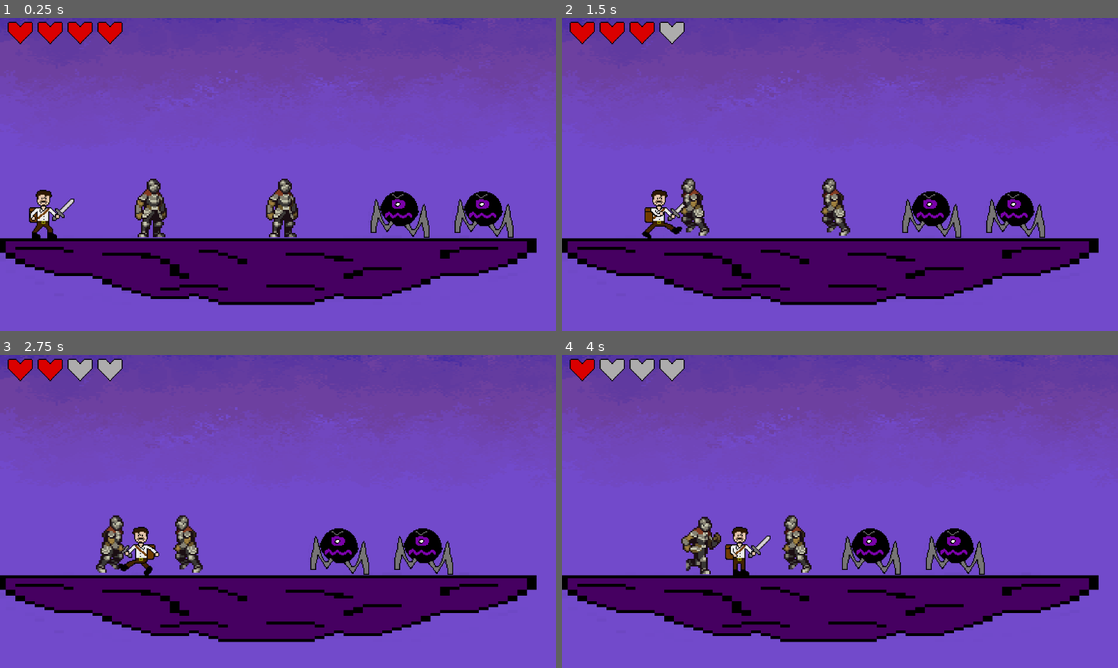
Above: before the commit, frames 1-4 (two rows, left to right).
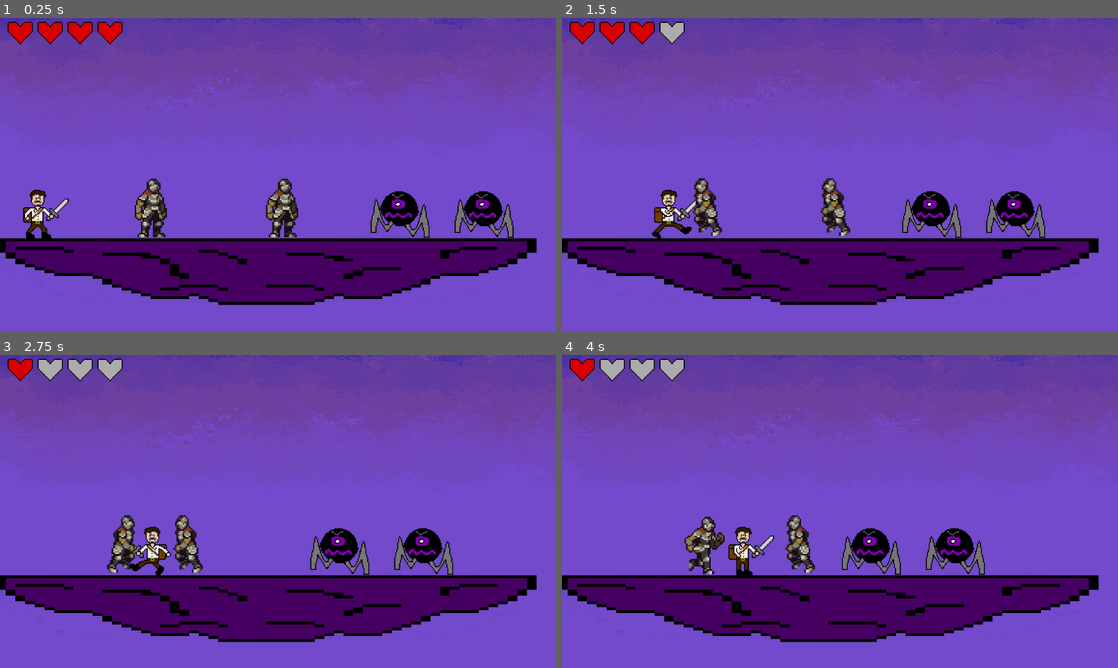
Above: after the commit, the same moments.

Repository: bscott519/ColossalCrisisGame
Game: Godot game, scene res://Scenes/level_6.tscn
Two runs of this game, one before a commit and one after it. Both use one fixed random seed, a clock stepped at 60 frames per second and the inputs below. This scene is started directly instead of the project's main scene. The engine's default icon, where the game draws it, is replaced by a stand-in: a white triangle on a blue panel in a dark square. Sound files missing from this copy of the repository are replaced by a short silence.
Inputs (mouse positions are in pixels of both pictures, inside the frame that each line leads up to):
- Up to frame 1 (0.25 s): no input
- Up to frame 2 (1.5 s): tap Enter (enter) at 0.5, 1.35 s; move the mouse to (962, 158) at 0.52 s; hold D (right) from 0.53 s (still down); click (962, 158) at 0.6 s; tap Space (jump) at 0.77 s; move the mouse to (728, 190) at 1.27 s
- Up to frame 3 (2.75 s): tap Space (jump) at 1.52 s; move the mouse to (333, 442) at 2.02 s; release D (right) at 2.03 s; hold A (left) from 2.03 s (still down); click (333, 442) at 2.1 s
- Up to frame 4 (4 s): move the mouse to (812, 574) at 2.77 s; release A (left) at 2.78 s; hold D (right) from 2.78 s (still down); tap Enter (enter) at 2.85 s; tap Space (jump) at 3.02, 3.77 s; move the mouse to (1006, 558) at 3.52 s; click (1006, 558) at 3.6 s

The runs differ from the first frame. In frame 1, 0.7% of the frame differs, in the area x 4-14%, y 54-71%; in frame 2, 1.7%; in frame 3, 1.8%; in frame 4, 1.9%, in the area x 21-46%, y 51-71%.

Commit message:
all enemies alr in game added to level 6, creating flying colossling ai next

Diff:
--- a/Scenes/level_6.tscn
+++ b/Scenes/level_6.tscn
@@ -92,6 +92,14 @@
 texture = ExtResource("2_c1tev")
 flip_h = true
 
+[node name="Background28" type="Sprite2D" parent="."]
+modulate = Color(0.52549, 0.34902, 1, 1)
+position = Vector2(3670, 416)
+rotation = -3.14159
+scale = Vector2(2.44737, 1.452)
+texture = ExtResource("2_c1tev")
+flip_v = true
+
 [node name="Background6" type="Sprite2D" parent="."]
 modulate = Color(0.52549, 0.34902, 1, 1)
 position = Vector2(4011, 138)
@@ -306,7 +314,7 @@
 shape = SubResource("RectangleShape2D_ft2ke")
 
 [node name="player" parent="." instance=ExtResource("4_6d83s")]
-position = Vector2(21, 195)
+position = Vector2(15, 194)
 
 [node name="Camera2D" type="Camera2D" parent="player"]
 zoom = Vector2(2, 2)
@@ -339,65 +347,77 @@
 [node name="Point2" type="Marker2D" parent="colosslings3/PatrolPoints"]
 position = Vector2(512, 202)
 
-[node name="colosslings2" parent="." node_paths=PackedStringArray("patrol_points") instance=ExtResource("5_4jl0u")]
-position = Vector2(1472, 169)
-patrol_points = NodePath("PatrolPoints")
-
-[node name="PatrolPoints" type="Node" parent="colosslings2"]
-
-[node name="Point1" type="Marker2D" parent="colosslings2/PatrolPoints"]
-position = Vector2(1348, 172)
-
-[node name="Point2" type="Marker2D" parent="colosslings2/PatrolPoints"]
-position = Vector2(1580, 168)
-
 [node name="colosslings4" parent="." node_paths=PackedStringArray("patrol_points") instance=ExtResource("5_4jl0u")]
-position = Vector2(1261, -235)
+position = Vector2(2036, -31)
 patrol_points = NodePath("PatrolPoints")
 
 [node name="PatrolPoints" type="Node" parent="colosslings4"]
 
 [node name="Point1" type="Marker2D" parent="colosslings4/PatrolPoints"]
-position = Vector2(1178, -238)
+position = Vector2(1953, -34)
 
 [node name="Point2" type="Marker2D" parent="colosslings4/PatrolPoints"]
-position = Vector2(1354, -237)
+position = Vector2(2129, -33)
+
+[node name="colosslings7" parent="." node_paths=PackedStringArray("patrol_points") instance=ExtResource("5_4jl0u")]
+position = Vector2(2036, 117)
+patrol_points = NodePath("PatrolPoints")
+
+[node name="PatrolPoints" type="Node" parent="colosslings7"]
+
+[node name="Point1" type="Marker2D" parent="colosslings7/PatrolPoints"]
+position = Vector2(1953, 114)
+
+[node name="Point2" type="Marker2D" parent="colosslings7/PatrolPoints"]
+position = Vector2(2129, 115)
+
+[node name="colosslings8" parent="." node_paths=PackedStringArray("patrol_points") instance=ExtResource("5_4jl0u")]
+position = Vector2(1482, 169)
+patrol_points = NodePath("PatrolPoints")
+
+[node name="PatrolPoints" type="Node" parent="colosslings8"]
+
+[node name="Point1" type="Marker2D" parent="colosslings8/PatrolPoints"]
+position = Vector2(1359, 166)
+
+[node name="Point2" type="Marker2D" parent="colosslings8/PatrolPoints"]
+position = Vector2(1575, 167)
 
 [node name="colosslings5" parent="." node_paths=PackedStringArray("patrol_points") instance=ExtResource("5_4jl0u")]
-position = Vector2(1292, -652)
+position = Vector2(1377, -138)
 patrol_points = NodePath("PatrolPoints")
 
 [node name="PatrolPoints" type="Node" parent="colosslings5"]
 
 [node name="Point1" type="Marker2D" parent="colosslings5/PatrolPoints"]
-position = Vector2(1168, -655)
+position = Vector2(1253, -141)
 
 [node name="Point2" type="Marker2D" parent="colosslings5/PatrolPoints"]
-position = Vector2(1419, -653)
+position = Vector2(1504, -139)
 
 [node name="colosslings6" parent="." node_paths=PackedStringArray("patrol_points") instance=ExtResource("5_4jl0u")]
-position = Vector2(2201, -714)
+position = Vector2(1058, -139)
 patrol_points = NodePath("PatrolPoints")
 
 [node name="PatrolPoints" type="Node" parent="colosslings6"]
 
 [node name="Point1" type="Marker2D" parent="colosslings6/PatrolPoints"]
-position = Vector2(2125, -717)
+position = Vector2(982, -142)
 
 [node name="Point2" type="Marker2D" parent="colosslings6/PatrolPoints"]
-position = Vector2(2283, -716)
+position = Vector2(1215, -141)
 
 [node name="possessedknight" parent="." node_paths=PackedStringArray("patrol_points") instance=ExtResource("6_28yyb")]
-position = Vector2(907, -290)
+position = Vector2(775, -251)
 patrol_points = NodePath("PatrolPoints")
 
 [node name="PatrolPoints" type="Node" parent="possessedknight"]
 
 [node name="Point1" type="Marker2D" parent="possessedknight/PatrolPoints"]
-position = Vector2(783, -238)
+position = Vector2(651, -199)
 
 [node name="Point2" type="Marker2D" parent="possessedknight/PatrolPoints"]
-position = Vector2(1020, -238)
+position = Vector2(888, -199)
 
 [node name="possessedknight2" parent="." node_paths=PackedStringArray("patrol_points") instance=ExtResource("6_28yyb")]
 position = Vector2(273, 160)
@@ -424,40 +444,52 @@
 position = Vector2(245, 212)
 
 [node name="possessedknight3" parent="." node_paths=PackedStringArray("patrol_points") instance=ExtResource("6_28yyb")]
-position = Vector2(375, -511)
+position = Vector2(526, -250)
 patrol_points = NodePath("PatrolPoints")
 
 [node name="PatrolPoints" type="Node" parent="possessedknight3"]
 
 [node name="Point1" type="Marker2D" parent="possessedknight3/PatrolPoints"]
-position = Vector2(251, -461)
+position = Vector2(402, -200)
 
 [node name="Point2" type="Marker2D" parent="possessedknight3/PatrolPoints"]
-position = Vector2(477, -461)
+position = Vector2(628, -200)
 
 [node name="possessedknight5" parent="." node_paths=PackedStringArray("patrol_points") instance=ExtResource("6_28yyb")]
-position = Vector2(496, -736)
+position = Vector2(496, -590)
 patrol_points = NodePath("PatrolPoints")
 
 [node name="PatrolPoints" type="Node" parent="possessedknight5"]
 
 [node name="Point1" type="Marker2D" parent="possessedknight5/PatrolPoints"]
-position = Vector2(399, -686)
+position = Vector2(399, -540)
 
 [node name="Point2" type="Marker2D" parent="possessedknight5/PatrolPoints"]
-position = Vector2(634, -686)
+position = Vector2(634, -540)
+
+[node name="possessedknight11" parent="." node_paths=PackedStringArray("patrol_points") instance=ExtResource("6_28yyb")]
+position = Vector2(763, -590)
+patrol_points = NodePath("PatrolPoints")
+
+[node name="PatrolPoints" type="Node" parent="possessedknight11"]
+
+[node name="Point1" type="Marker2D" parent="possessedknight11/PatrolPoints"]
+position = Vector2(666, -540)
+
+[node name="Point2" type="Marker2D" parent="possessedknight11/PatrolPoints"]
+position = Vector2(901, -540)
 
 [node name="possessedknight6" parent="." node_paths=PackedStringArray("patrol_points") instance=ExtResource("6_28yyb")]
-position = Vector2(1748, -767)
+position = Vector2(1993, -594)
 patrol_points = NodePath("PatrolPoints")
 
 [node name="PatrolPoints" type="Node" parent="possessedknight6"]
 
 [node name="Point1" type="Marker2D" parent="possessedknight6/PatrolPoints"]
-position = Vector2(1639, -717)
+position = Vector2(1884, -544)
 
 [node name="Point2" type="Marker2D" parent="possessedknight6/PatrolPoints"]
-position = Vector2(1843, -717)
+position = Vector2(2088, -544)
 
 [node name="possessedknight4" parent="." node_paths=PackedStringArray("patrol_points") instance=ExtResource("6_28yyb")]
 position = Vector2(1715, 117)
@@ -471,29 +503,53 @@
 [node name="Point2" type="Marker2D" parent="possessedknight4/PatrolPoints"]
 position = Vector2(1824, 167)
 
+[node name="possessedknight10" parent="." node_paths=PackedStringArray("patrol_points") instance=ExtResource("6_28yyb")]
+position = Vector2(1713, -132)
+patrol_points = NodePath("PatrolPoints")
+
+[node name="PatrolPoints" type="Node" parent="possessedknight10"]
+
+[node name="Point1" type="Marker2D" parent="possessedknight10/PatrolPoints"]
+position = Vector2(1596, -82)
+
+[node name="Point2" type="Marker2D" parent="possessedknight10/PatrolPoints"]
+position = Vector2(1822, -82)
+
 [node name="possessedknight7" parent="." node_paths=PackedStringArray("patrol_points") instance=ExtResource("6_28yyb")]
-position = Vector2(3170, -672)
+position = Vector2(3252, -646)
 patrol_points = NodePath("PatrolPoints")
 
 [node name="PatrolPoints" type="Node" parent="possessedknight7"]
 
 [node name="Point1" type="Marker2D" parent="possessedknight7/PatrolPoints"]
-position = Vector2(3046, -622)
+position = Vector2(3148, -596)
 
 [node name="Point2" type="Marker2D" parent="possessedknight7/PatrolPoints"]
-position = Vector2(3272, -622)
+position = Vector2(3354, -596)
 
 [node name="possessedknight8" parent="." node_paths=PackedStringArray("patrol_points") instance=ExtResource("6_28yyb")]
-position = Vector2(2631, -736)
+position = Vector2(2655, -594)
 patrol_points = NodePath("PatrolPoints")
 
 [node name="PatrolPoints" type="Node" parent="possessedknight8"]
 
 [node name="Point1" type="Marker2D" parent="possessedknight8/PatrolPoints"]
-position = Vector2(2507, -686)
+position = Vector2(2531, -544)
 
 [node name="Point2" type="Marker2D" parent="possessedknight8/PatrolPoints"]
-position = Vector2(2733, -686)
+position = Vector2(2757, -544)
+
+[node name="possessedknight12" parent="." node_paths=PackedStringArray("patrol_points") instance=ExtResource("6_28yyb")]
+position = Vector2(2928, -594)
+patrol_points = NodePath("PatrolPoints")
+
+[node name="PatrolPoints" type="Node" parent="possessedknight12"]
+
+[node name="Point1" type="Marker2D" parent="possessedknight12/PatrolPoints"]
+position = Vector2(2804, -544)
+
+[node name="Point2" type="Marker2D" parent="possessedknight12/PatrolPoints"]
+position = Vector2(3030, -544)
 
 [node name="CanvasLayer" type="CanvasLayer" parent="."]
 
@@ -510,56 +566,8 @@
 scale = Vector2(4, 4)
 next_scene = "Level 2"
 
-[node name="Ccw1Platform" type="Sprite2D" parent="."]
-position = Vector2(1643, 30)
-scale = Vector2(5.28, 3.4)
-texture = ExtResource("10_fd8gt")
-
-[node name="StaticBody2D" type="StaticBody2D" parent="Ccw1Platform"]
-
-[node name="CollisionShape2D" type="CollisionShape2D" parent="Ccw1Platform/StaticBody2D"]
-position = Vector2(0, -3.8147e-06)
-shape = SubResource("RectangleShape2D_8e530")
-one_way_collision = true
-
-[node name="Ccw1Platform2" type="Sprite2D" parent="."]
-position = Vector2(1759, -27)
-scale = Vector2(5.28, 3.4)
-texture = ExtResource("10_fd8gt")
-
-[node name="StaticBody2D" type="StaticBody2D" parent="Ccw1Platform2"]
-
-[node name="CollisionShape2D" type="CollisionShape2D" parent="Ccw1Platform2/StaticBody2D"]
-position = Vector2(0, -3.8147e-06)
-shape = SubResource("RectangleShape2D_8e530")
-one_way_collision = true
-
-[node name="Ccw1Platform3" type="Sprite2D" parent="."]
-position = Vector2(1868, -148)
-scale = Vector2(5.28, 3.4)
-texture = ExtResource("10_fd8gt")
-
-[node name="StaticBody2D" type="StaticBody2D" parent="Ccw1Platform3"]
-
-[node name="CollisionShape2D" type="CollisionShape2D" parent="Ccw1Platform3/StaticBody2D"]
-position = Vector2(0, -3.8147e-06)
-shape = SubResource("RectangleShape2D_8e530")
-one_way_collision = true
-
-[node name="Ccw1Platform6" type="Sprite2D" parent="."]
-position = Vector2(493, -438)
-scale = Vector2(5.28, 3.4)
-texture = ExtResource("10_fd8gt")
-
-[node name="StaticBody2D" type="StaticBody2D" parent="Ccw1Platform6"]
-
-[node name="CollisionShape2D" type="CollisionShape2D" parent="Ccw1Platform6/StaticBody2D"]
-position = Vector2(0, -3.8147e-06)
-shape = SubResource("RectangleShape2D_8e530")
-one_way_collision = true
-
 [node name="Ccw1Platform7" type="Sprite2D" parent="."]
-position = Vector2(241, -590)
+position = Vector2(233, -399)
 scale = Vector2(5.28, 3.4)
 texture = ExtResource("10_fd8gt")
 
@@ -570,14 +578,14 @@
 shape = SubResource("RectangleShape2D_8e530")
 one_way_collision = true
 
-[node name="Ccw1Platform10" type="Sprite2D" parent="."]
-position = Vector2(2629, -746)
+[node name="Ccw1Platform8" type="Sprite2D" parent="."]
+position = Vector2(232, -331)
 scale = Vector2(5.28, 3.4)
 texture = ExtResource("10_fd8gt")
 
-[node name="StaticBody2D" type="StaticBody2D" parent="Ccw1Platform10"]
-
-[node name="CollisionShape2D" type="CollisionShape2D" parent="Ccw1Platform10/StaticBody2D"]
+[node name="StaticBody2D" type="StaticBody2D" parent="Ccw1Platform8"]
+
+[node name="CollisionShape2D" type="CollisionShape2D" parent="Ccw1Platform8/StaticBody2D"]
 position = Vector2(0, -3.8147e-06)
 shape = SubResource("RectangleShape2D_8e530")
 one_way_collision = true
@@ -586,25 +594,31 @@
 position = Vector2(562, 148)
 
 [node name="healthPowerUp2" parent="." instance=ExtResource("11_mxi2s")]
-position = Vector2(594, -402)
+position = Vector2(234, -502)
 
 [node name="healthPowerUp8" parent="." instance=ExtResource("11_mxi2s")]
-position = Vector2(1100, -722)
+position = Vector2(1127, -545)
+
+[node name="healthPowerUp10" parent="." instance=ExtResource("11_mxi2s")]
+position = Vector2(3064, -576)
+
+[node name="healthPowerUp11" parent="." instance=ExtResource("11_mxi2s")]
+position = Vector2(3110, -604)
 
 [node name="healthPowerUp3" parent="." instance=ExtResource("11_mxi2s")]
-position = Vector2(2030, -127)
+position = Vector2(2330, 31)
+
+[node name="healthPowerUp9" parent="." instance=ExtResource("11_mxi2s")]
+position = Vector2(2382, 32)
 
 [node name="healthPowerUp6" parent="." instance=ExtResource("11_mxi2s")]
 position = Vector2(233, -272)
 
-[node name="healthPowerUp4" parent="." instance=ExtResource("11_mxi2s")]
-position = Vector2(2628, -785)
-
 [node name="healthPowerUp5" parent="." instance=ExtResource("11_mxi2s")]
-position = Vector2(2004, -780)
+position = Vector2(1666, -544)
 
 [node name="healthPowerUp7" parent="." instance=ExtResource("11_mxi2s")]
-position = Vector2(2039, -781)
+position = Vector2(1701, -544)
 
 [node name="Killzone" parent="." instance=ExtResource("12_b1wka")]
 
@@ -637,28 +651,40 @@
 position = Vector2(1170, 170)
 
 [node name="darkknight3" parent="." node_paths=PackedStringArray("patrol_points") instance=ExtResource("13_wxt1c")]
-position = Vector2(3546, -683)
+position = Vector2(3546, -657)
 patrol_points = NodePath("PatrolPoints")
 
 [node name="PatrolPoints" type="Node" parent="darkknight3"]
 
 [node name="Point1" type="Marker2D" parent="darkknight3/PatrolPoints"]
-position = Vector2(3380, -620)
+position = Vector2(3380, -594)
 
 [node name="Point2" type="Marker2D" parent="darkknight3/PatrolPoints"]
-position = Vector2(3690, -620)
+position = Vector2(3690, -594)
+
+[node name="darkknight6" parent="." node_paths=PackedStringArray("patrol_points") instance=ExtResource("13_wxt1c")]
+position = Vector2(2285, -606)
+patrol_points = NodePath("PatrolPoints")
+
+[node name="PatrolPoints" type="Node" parent="darkknight6"]
+
+[node name="Point1" type="Marker2D" parent="darkknight6/PatrolPoints"]
+position = Vector2(2119, -543)
+
+[node name="Point2" type="Marker2D" parent="darkknight6/PatrolPoints"]
+position = Vector2(2389, -543)
 
 [node name="darkknight4" parent="." node_paths=PackedStringArray("patrol_points") instance=ExtResource("13_wxt1c")]
-position = Vector2(3896, -683)
+position = Vector2(3896, -657)
 patrol_points = NodePath("PatrolPoints")
 
 [node name="PatrolPoints" type="Node" parent="darkknight4"]
 
 [node name="Point1" type="Marker2D" parent="darkknight4/PatrolPoints"]
-position = Vector2(3730, -620)
+position = Vector2(3730, -594)
 
 [node name="Point2" type="Marker2D" parent="darkknight4/PatrolPoints"]
-position = Vector2(4040, -620)
+position = Vector2(4040, -594)
 
 [node name="LevelTheme" type="AudioStreamPlayer2D" parent="."]
 stream = ExtResource("14_dnhlx")
@@ -807,18 +833,6 @@
 position = Vector2(0.0249939, -1.5)
 shape = SubResource("RectangleShape2D_c1tev")
 
-[node name="CcHumungoCloud2_5" type="Sprite2D" parent="."]
-position = Vector2(234, -365)
-scale = Vector2(5, 3)
-texture = ExtResource("15_c1tev")
-
-[node name="StaticBody2D" type="StaticBody2D" parent="CcHumungoCloud2_5"]
-
-[node name="CollisionShape2D" type="CollisionShape2D" parent="CcHumungoCloud2_5/StaticBody2D"]
-position = Vector2(0.0249939, -1.5)
-shape = SubResource("RectangleShape2D_c1tev")
-one_way_collision = true
-
 [node name="CcHumungoCloud3_1" type="Sprite2D" parent="."]
 position = Vector2(231, -245)
 scale = Vector2(3, 3)
@@ -832,8 +846,8 @@
 one_way_collision = true
 
 [node name="CcHumungoCloud3_2" type="Sprite2D" parent="."]
-position = Vector2(231, -475)
-scale = Vector2(3, 3)
+position = Vector2(231, -479)
+scale = Vector2(3, 1)
 texture = ExtResource("15_c1tev")
 
 [node name="StaticBody2D" type="StaticBody2D" parent="CcHumungoCloud3_2"]
